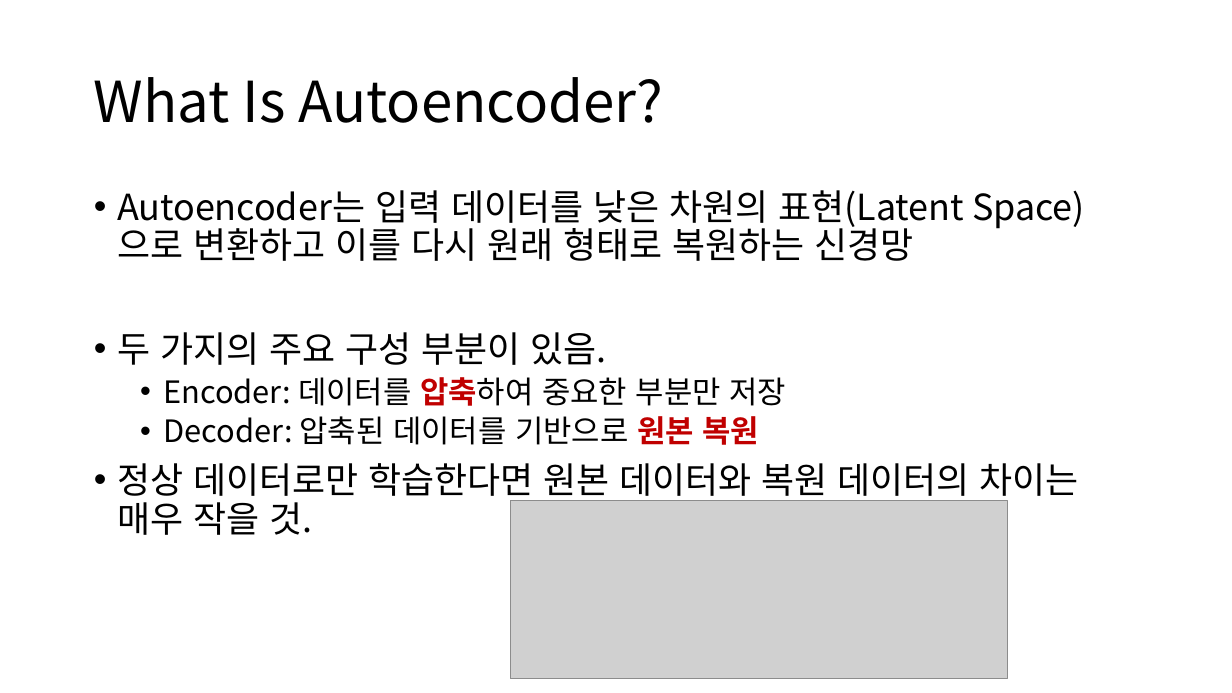
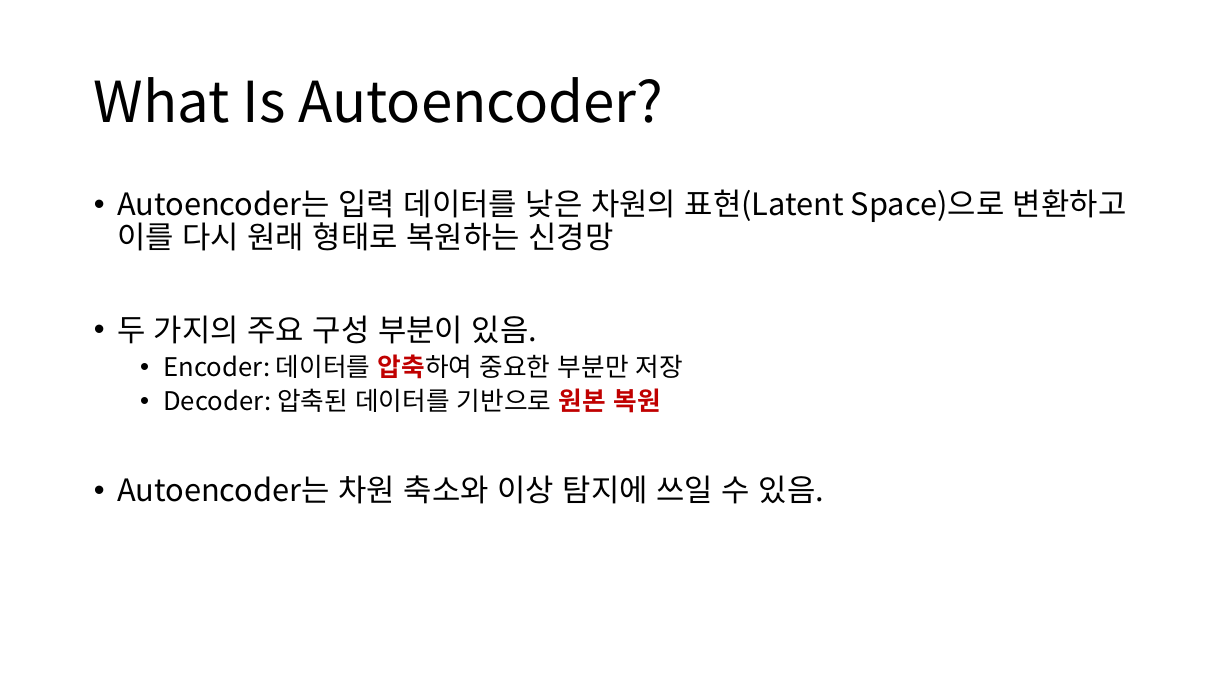
Before and after one commit to Noaplex/capstone, a slide deck: slide 3 of 캡스톤디자인 3주차.pptx. Drawn at 1232x693 pixels with LibreOffice and Linux fonts; fonts in the diff are those of the drawing; grey boxes stand for pictures. Boxes give left, top, right and bottom in pixels: in the first picture for what was removed or moved away, otherwise in the second. Text is boxed around its words. In the diff, an @@ line names an element or a change of style, - is before the commit and + after.

```diff
--- a/캡스톤디자인 3주차.pptx
+++ b/캡스톤디자인 3주차.pptx
@@ text at (117, 189, 1126, 413): size 28 to 24 pt in "Autoencoder는 입력 데이터를 낮은 차원의 표현(Latent Space)으로 ...", "두 가지의 주요 구성 부분이 있음."; size 24 to 20 pt in "Encoder: 데이터를 압축하여 중요한 부분만 저장", "Decoder: 압축된 데이터를 기반으로 원본 복원" @@
@@ text at (117, 475, 824, 504): text changed; size 28 to 24 pt @@
-• 정상 데이터로만 학습한다면 원본 데이터와 복원 데이터의 차이는 매우 작을 것.
+• Autoencoder는 차원 축소와 이상 탐지에 쓰일 수 있음.
@@ picture removed at (510, 501, 1007, 679) @@
```
Also in this commit, not shown: 2 other slides changed, 2 slides added, 1 slide removed.
